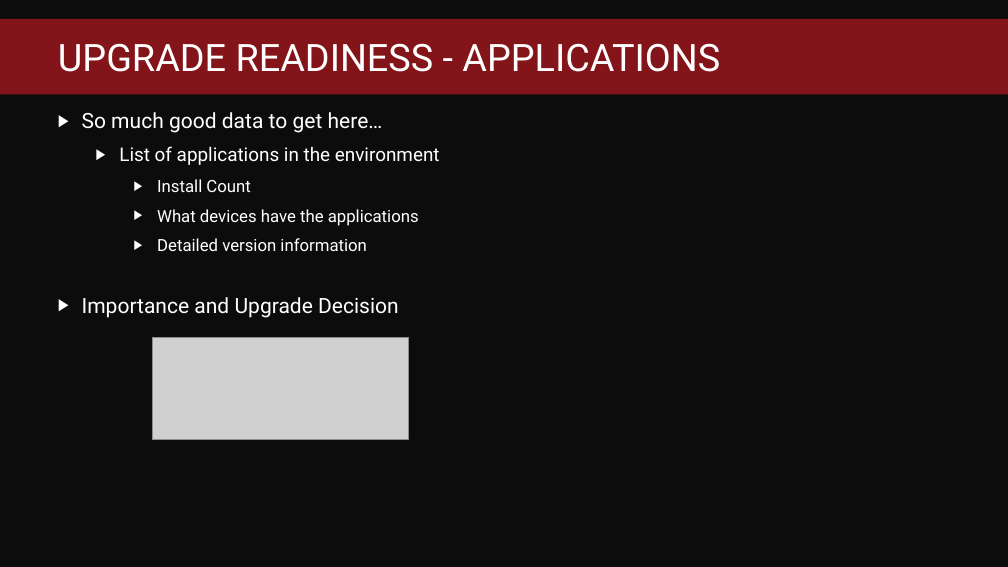
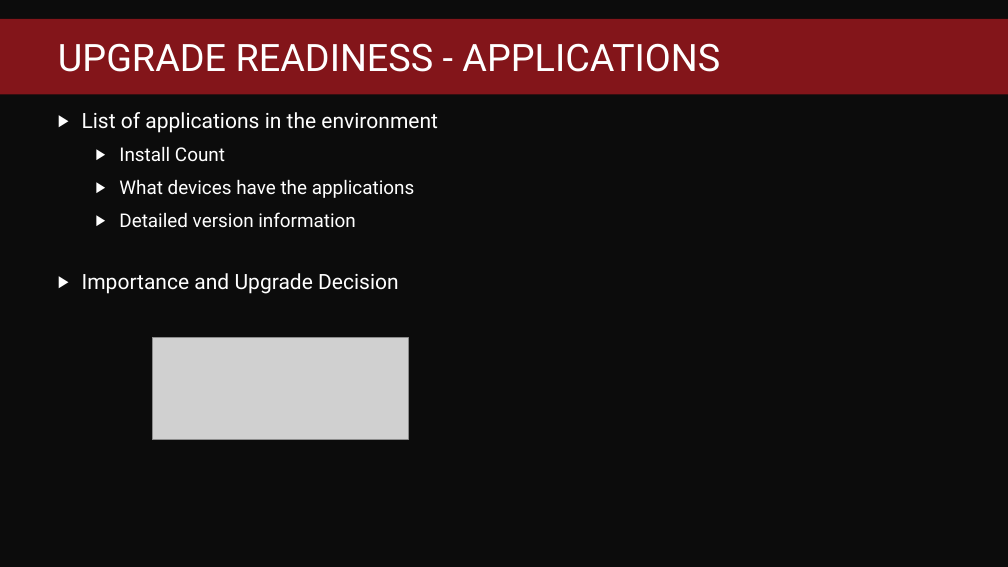
Before and after one commit to fredbainbridge/WindowsUpgradeReadiness, a slide deck: slide 15 of MMS 2017 - Windows Upgrade Readiness.pptx. Drawn at 1008x567 pixels with LibreOffice and Linux fonts; fonts in the diff are those of the drawing; grey boxes stand for pictures; background and template pictures are left out. Boxes give left, top, right and bottom in pixels: in the first picture for what was removed or moved away, otherwise in the second. Text is boxed around its words. In the diff, an @@ line names an element or a change of style, - is before the commit and + after.

```diff
--- a/MMS 2017 - Windows Upgrade Readiness.pptx
+++ b/MMS 2017 - Windows Upgrade Readiness.pptx
@@ text at bbox=[82, 112, 383, 133]: paragraph removed @@
-▶ So much good data to get here…
@@ text at bbox=[82, 112, 438, 227]: size 18 to 20 pt in "List of applications in the environment"; size 16 to 18 pt in "Install Count", "What devices have the applications", "Detailed version information"; list level 2 to 1 in "List of applications in the ..."; list level 3 to 2 in "Install Count"; list level 3 to 2 in "What devices have the applications"; list level 3 to 2 in "Detailed version information" @@
```
Also in this commit, not shown: 4 other slides changed, 1 slide added, 9 other files.
